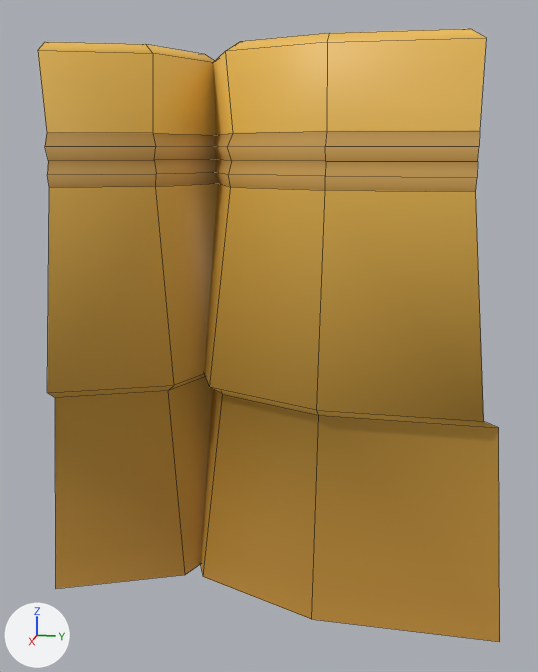
Two versions of the Blender file ~blendFiles/fences.blend, one commit apart.
Before and after are seen from a 50 mm lens placed at (1.51, 0.158, 1.017), pointed at (0.025, -0.139, 0.646). The axes (+X, +Y, +Z) are drawn at lower left. The lights are the same throughout. Mesh edges are drawn as thin lines. The same objects are shown in both versions, whatever each file hides.

In view in the first picture: 'fence13_linked'.
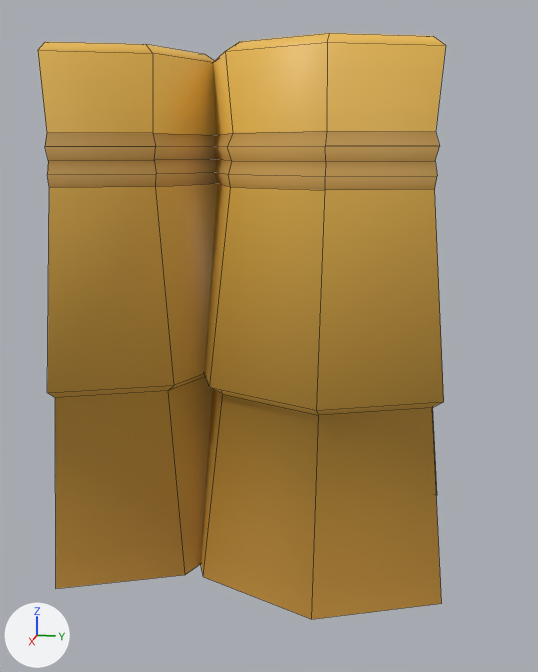
Changed parts and their boxes [x1, y1, x2, y2] in the pictures (538 x 672 px; the box of a moved part takes in the faces that stretch with it):
'fence13_linked', reshaped (12% narrower)
    before: [38, 29, 500, 642]
    after: [38, 33, 446, 619]
part 1 of me_cylinder_005, moved or reshaped
    before: [325, 29, 485, 192]
    after: [325, 33, 445, 190]
part 2 of me_cylinder_005, surface changed (beige to orange)
    before: [312, 37, 500, 642]
    after: [312, 42, 446, 619]

What changed in the scene script:
```text
Change me_cylinder_005:
    used by ob_fence13_linked; location = (0.0, 0.0, 0.0); rotation_euler = (0.0, 0.0, -1.571), in degrees (0, 0, -90)
    remove me_cylinder_005.from_pydata(...)  # 123 vertices, 100 faces; spans x -0.327..0.5, y -0.327..0.327, z 0.197..1.206
    add me_cylinder_005.from_pydata(...)  # 122 vertices, 100 faces; spans x -0.231..0.5, y -0.327..0.327, z 0.197..1.206
    me_cylinder_005 part 1
    3 vertices are removed from x -0.221..-0.046, y -0.221..0.221, z 1.206
    4 faces are deleted
    18 vertices move from x -0.327..-0.244, y -0.327..0.327, z 0.197..1.189 to x -0.231..-0.177, y -0.231..0.231, z 0.197..1.189
    2 vertices are added at (-0.166, 0.156, 1.206), (-0.166, -0.156, 1.206)
    4 new faces join them
    me_cylinder_005 part 2: 8 kept faces spanning x -0.231..0.0, y -0.327..0.327, z 0.197..1.189 get new texture (UV) coordinates
```
